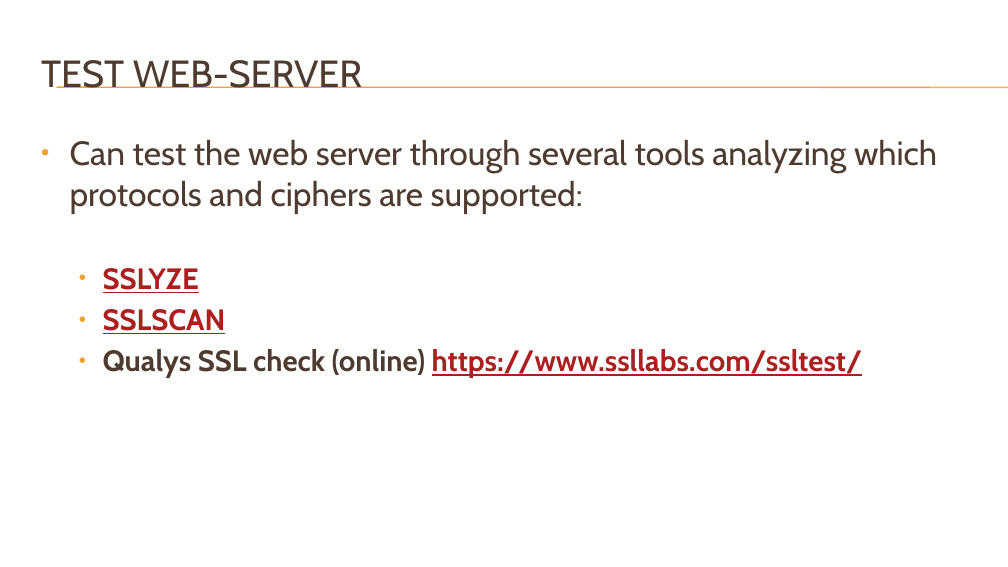
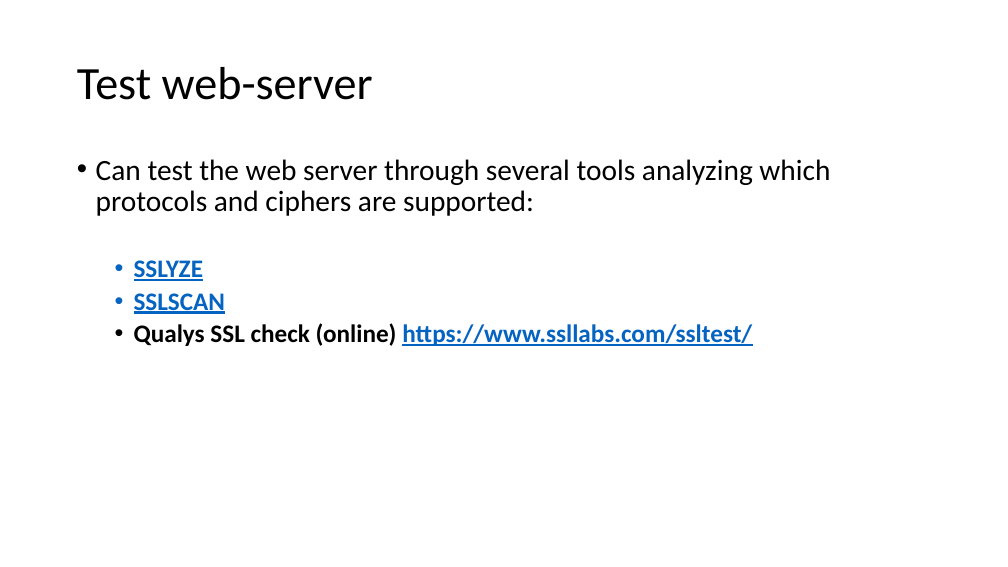
Before and after one commit to DeMaCS-UNICAL/NetworkSecurity, a slide deck: slide 24 of slides/SSL.pptx (slide 21 before the commit). Drawn at 1008x567 pixels with LibreOffice and Linux fonts; fonts in the diff are those of the drawing; background and template pictures are left out. Boxes give left, top, right and bottom in pixels: in the first picture for what was removed or moved away, otherwise in the second. Text is boxed around its words. In the diff, an @@ line names an element or a change of style, - is before the commit and + after.

```diff
--- a/slides/SSL.pptx
+++ b/slides/SSL.pptx
@@ line removed from (57, 87) to (1008, 87) @@
@@ line removed from (57, 88) to (1008, 88) @@
@@ title at (x1=77, y1=67, x2=373, y2=100): text changed; size 36 to 44 pt; font Cabin to Calibri; text colour #4E3B30 to #000000 @@
-TEST WEB-SERVER
+Test web-server
@@ text "Can test the web server ..." moved from (x1=70, y1=139, x2=937, y2=378) to (x1=96, y1=159, x2=830, y2=346) @@
@@ text "Can test the web server ..." at (x1=96, y1=159, x2=830, y2=346): size 32 to 28 pt in "Can test the web server through several ..."; font Cabin to Calibri; text colour #4E3B30 to #000000 in "Can test the web server through several ...", "Qualys SSL check (online)"; size 28 to 24 pt in "SSLYZE", "SSLSCAN", "Qualys SSL check (online) https://www.ssllabs.com/ssltest/"; text colour #AD1F1F to #0563C1 in "SSLYZE", "SSLSCAN", "https://www.ssllabs.com/ssltest/"; indent changed; line spacing 1 to 0.9; more space between paragraphs @@
```
Also in this commit, not shown: 21 other slides changed, 3 slides added.
